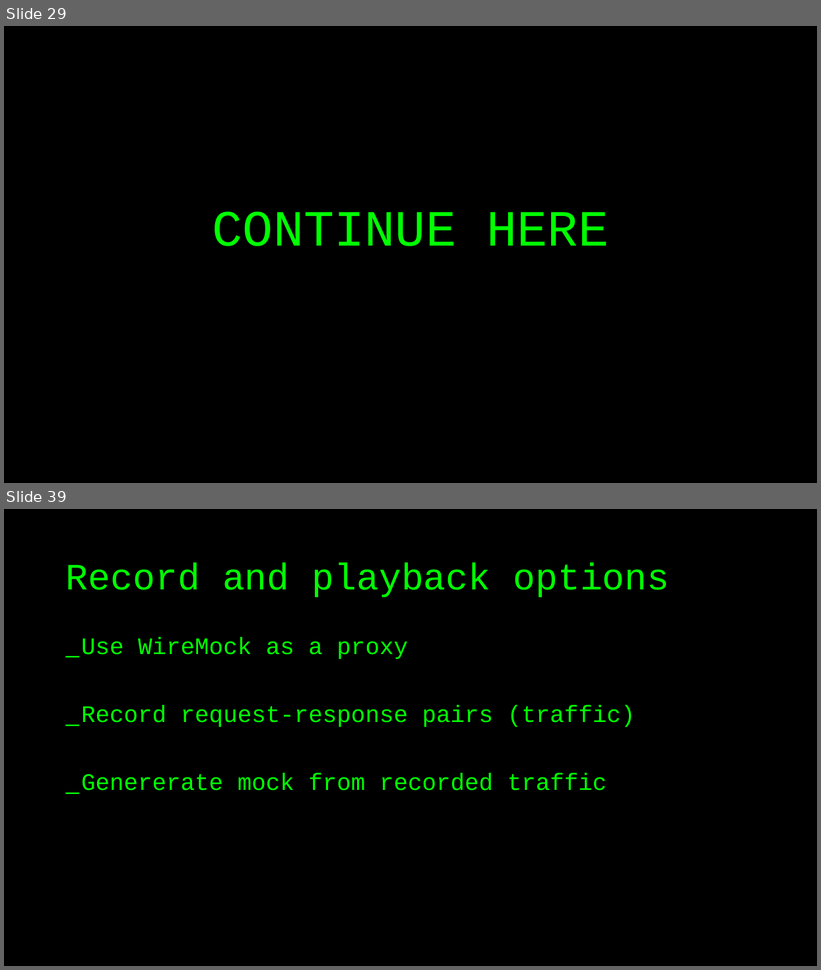
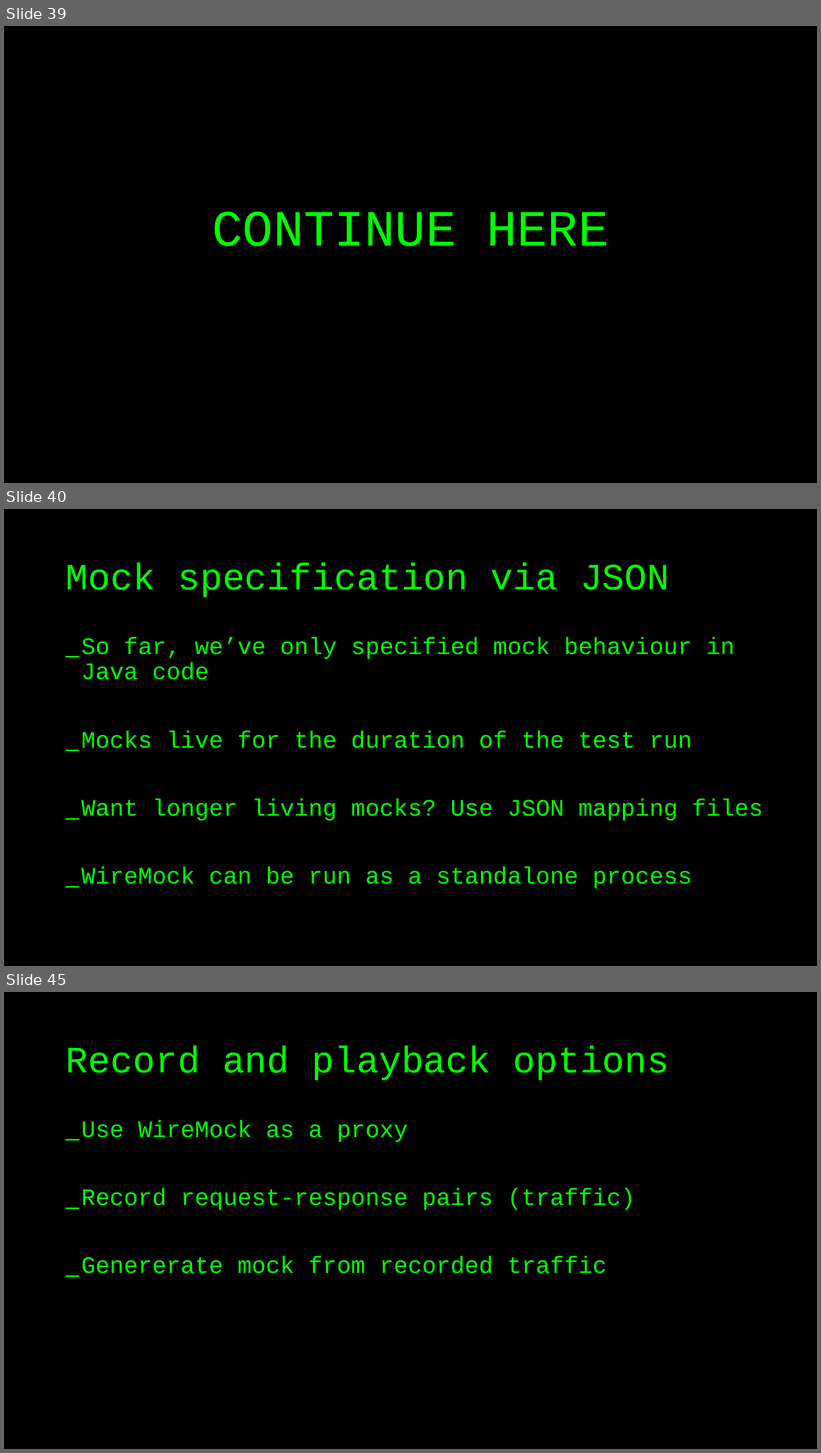
Before and after one commit to basdijkstra/wiremock-workshop, a slide deck: wiremock_workshop.pptx. Shown one above the other, each under a label of ours: slides 29 and 39 before the commit, slides 39, 40 and 45 after it; the slides between them are not shown. The pictures are 821x970 and 821x1453 pixels, drawn with LibreOffice and Linux fonts; fonts in the diff are those of the drawing. Boxes give left, top, right and bottom in pixels: in the first picture for what was removed or moved away, otherwise in the second. Text is boxed around its words. In the diff, an @@ line names an element or a change of style, - is before the commit and + after.

```diff
--- a/wiremock_workshop.pptx
+++ b/wiremock_workshop.pptx
@@ slide 40 added at (x1=4, y1=509, x2=817, y2=966), background #000000 @@
@@ title added at (x1=66, y1=562, x2=670, y2=597), 44 pt, text #00FF00 @@
+Mock specification via JSON
@@ text added at (x1=81, y1=637, x2=764, y2=889), 28 pt, text #00FF00 @@
+_ So far, we’ve only specified mock behaviour in Java code
+_ Mocks live for the duration of the test run
+_ Want longer living mocks? Use JSON mapping files
+_ WireMock can be run as a standalone process
@@ what was slide 29 is now slide 39 @@
@@ what was slide 39 is now slide 45 @@
```
Also in this commit, not shown: 3 slides changed, 6 other slides added, 1 slide removed.
